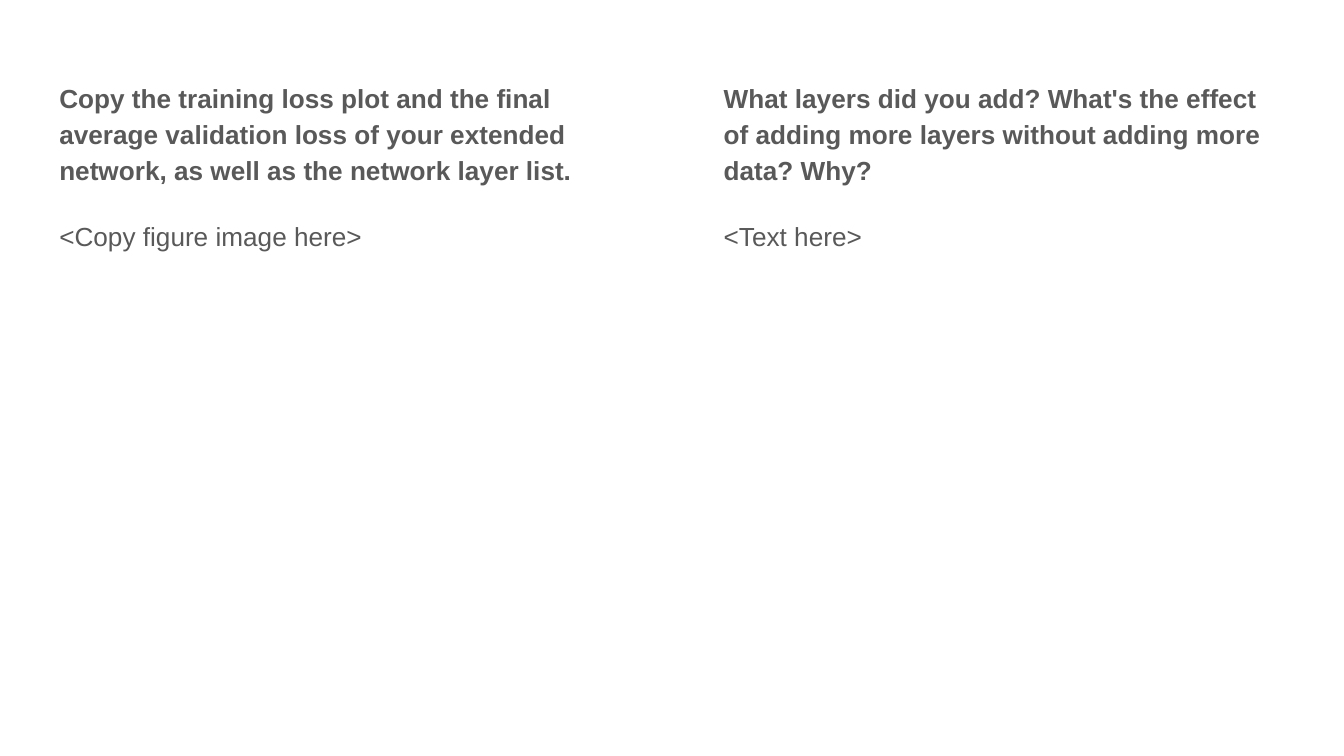
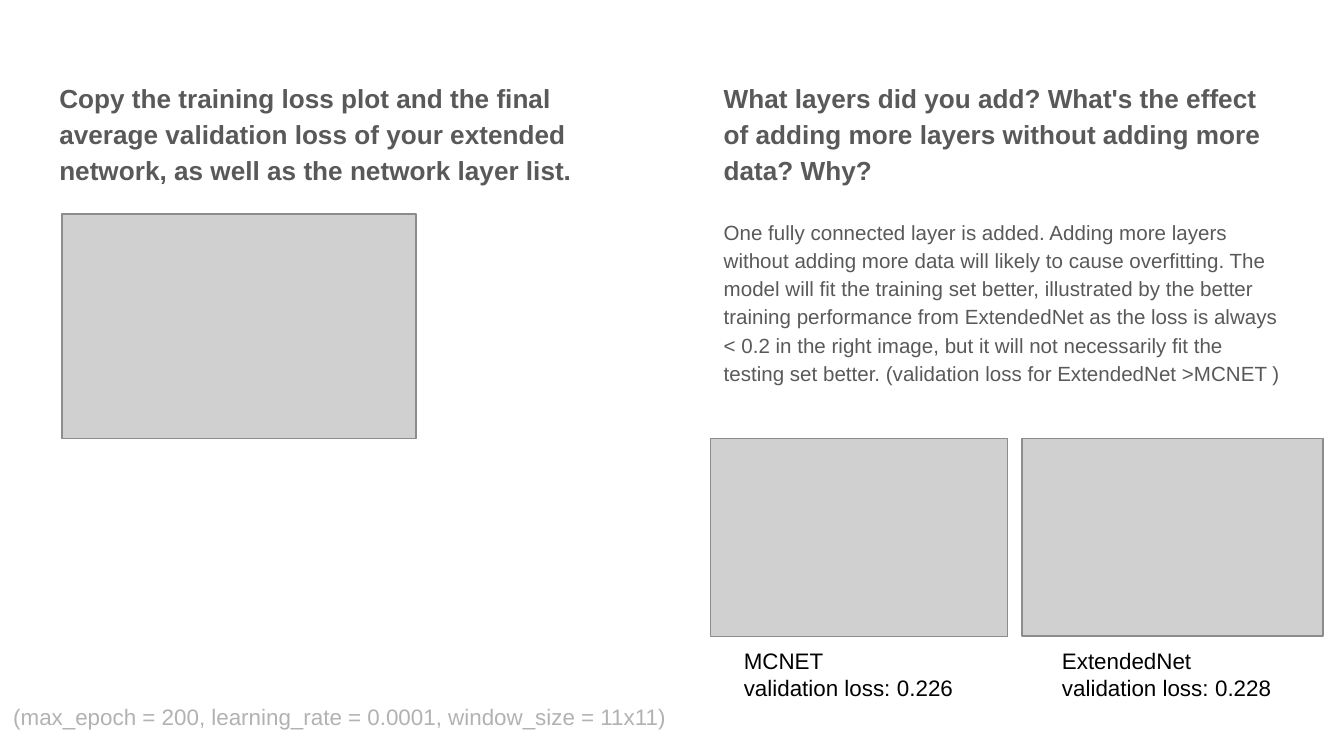
Before and after one commit to jielyugt/depth_estimation, a slide deck: slide 18 of proj4_template.pptx. Drawn at 1344x756 pixels with LibreOffice and Linux fonts; fonts in the diff are those of the drawing; grey boxes stand for pictures. Boxes give left, top, right and bottom in pixels: in the first picture for what was removed or moved away, otherwise in the second. Text is boxed around its words. In the diff, an @@ line names an element or a change of style, - is before the commit and + after.

Commit message:
optimal learning_rate and max_epoch added in MCNET

```diff
--- a/proj4_template.pptx
+++ b/proj4_template.pptx
@@ text at bbox=[59, 227, 362, 252]: paragraph removed @@
-<Copy figure image here>
@@ picture added at bbox=[62, 214, 415, 438] @@
@@ text at bbox=[724, 225, 1277, 386]: text changed; size 14 to 11 pt @@
-<Text here>
+One fully connected layer is added. Adding more layers without adding more data will likely to cause overfitting. The model will fit the training set better, illustrated by the better training performance from ExtendedNet as the loss is always < 0.2 in the right image, but it will not necessarily fit the testing set better. (validation loss for ExtendedNet >MCNET )
@@ picture added at bbox=[710, 438, 1007, 636] @@
@@ picture added at bbox=[1021, 438, 1322, 636] @@
@@ text added at bbox=[744, 653, 953, 697], 12 pt, text #000000 @@
+MCNET
+validation loss: 0.226
@@ text added at bbox=[1062, 652, 1271, 697], 12 pt, text #000000 @@
+ExtendedNet
+validation loss: 0.228
@@ text added at bbox=[13, 709, 665, 730], 12 pt, text #B2B2B2 @@
+(max_epoch = 200, learning_rate = 0.0001, window_size = 11x11)
```
Also in this commit, not shown: 13 other slides changed.
